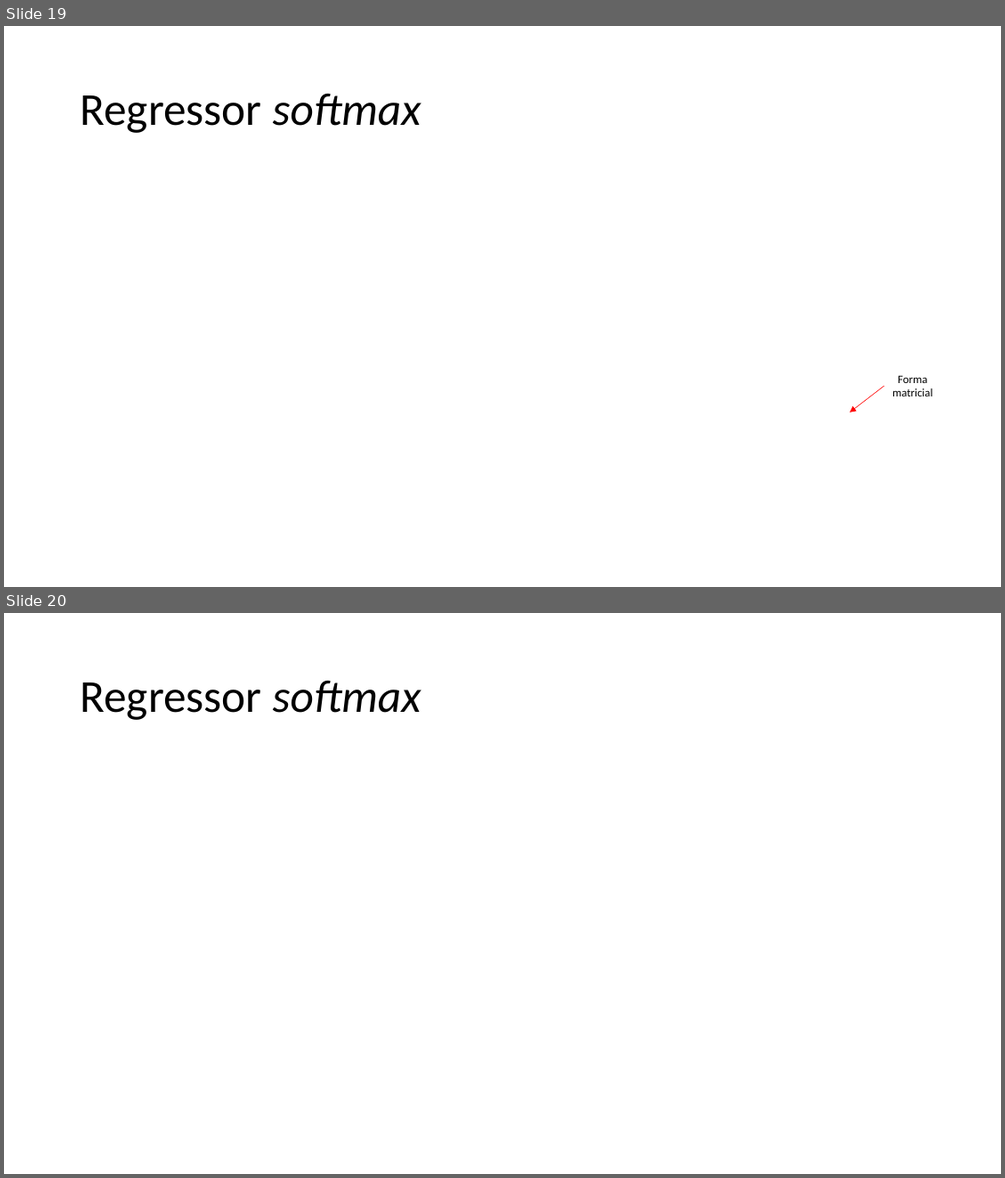
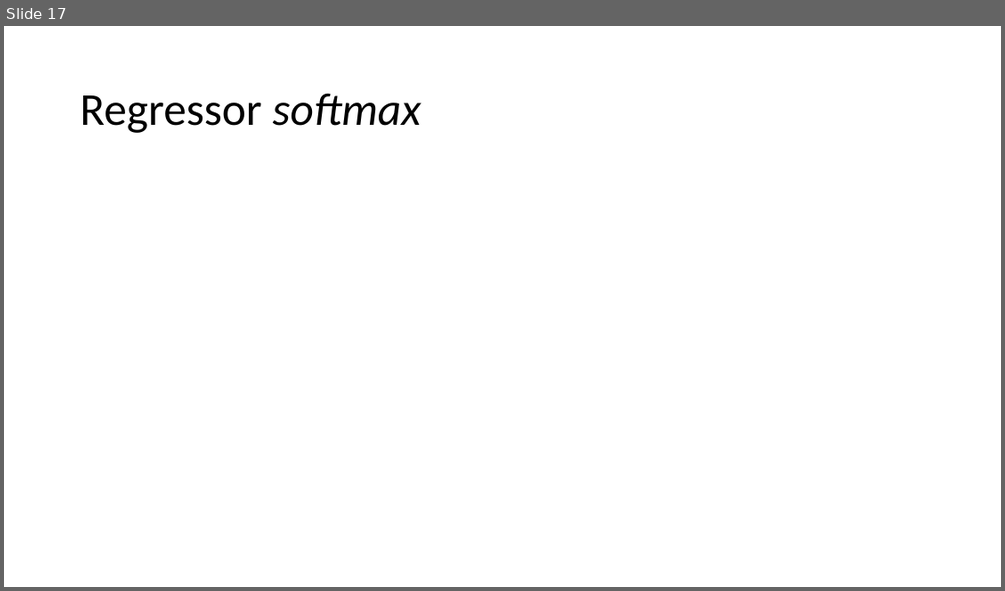
Before and after one commit to zz4fap/c24_inteligencia_artificial, a slide deck: slides/C24_Regressor_Softmax.pptx. Shown one above the other, each under a label of ours: slides 19 and 20 before the commit, slide 17 after it. The pictures are 1005x1178 and 1005x591 pixels, drawn with LibreOffice and Linux fonts; fonts in the diff are those of the drawing; grey boxes stand for pictures. Boxes give left, top, right and bottom in pixels: in the first picture for what was removed or moved away, otherwise in the second. Text is boxed around its words. In the diff, an @@ line names an element or a change of style, - is before the commit and + after.

```diff
--- a/slides/C24_Regressor_Softmax.pptx
+++ b/slides/C24_Regressor_Softmax.pptx
@@ slide 19 removed at bbox=[4, 26, 1001, 587], background #FFFFFF @@
@@ title removed at bbox=[80, 94, 421, 133] @@
-Regressor softmax
@@ arrow removed from (884, 386) to (850, 412) @@
@@ text removed at bbox=[892, 375, 933, 396] @@
-Forma matricial
@@ what was slide 20 is now slide 17 @@
```
Also in this commit, not shown: 3 slides changed, 5 slides added, 11 other slides removed, 2 other files.
